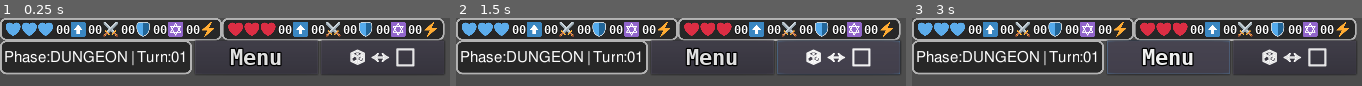
Above: before the commit, frames 1-3 (left to right).
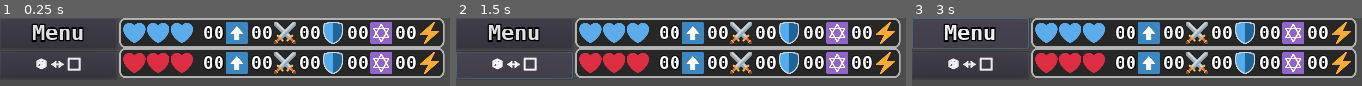
Above: after the commit, the same moments.

Repository: francocurotto/DDMre
Game: Godot game, scene res://interface2/player_gui/common_window/common_window.tscn
The game is run twice, just before and just after one commit, with the same random seed, the same clock (stepped at 60 frames per second) and the same inputs. This scene is started directly instead of the project's main scene.
Inputs:
- Up to frame 1 (0.25 s): no input
- Up to frame 2 (1.5 s): click "🎲 ↔ ⬜" at 0.5 s; click "🎲 ↔ ⬜" at 1.25 s
- Up to frame 3 (3 s): click "🎲 ↔ ⬜" at 2 s; click "Menu" at 2.75 s

The runs differ from the first frame. In frame 1, 66% of the frame differs, in the area x 0-99%, y 0-89%; in frame 2, 68%; in frame 3, 69%.

Commit message:
progress in mobile layout

Diff:
--- a/source/art/fonts/crestslot.tres
+++ b/source/art/fonts/crestslot.tres
@@ -3,7 +3,7 @@
 [ext_resource path="res://art/fonts/BitstreamVeraSansMonoBold.ttf" type="DynamicFontData" id=1]
 
 [resource]
-size = 20
+size = 30
 outline_size = 1
 outline_color = Color( 0, 0, 0, 1 )
 font_data = ExtResource( 1 )
--- a/source/art/fonts/switch_button.tres
+++ b/source/art/fonts/switch_button.tres
@@ -3,7 +3,7 @@
 [ext_resource path="res://art/fonts/QuiviraRegular.otf" type="DynamicFontData" id=1]
 
 [resource]
-size = 32
+size = 23
 outline_size = 1
 extra_spacing_top = 5
 extra_spacing_bottom = 5
--- a/source/interface2/game_mode/local.tscn
+++ b/source/interface2/game_mode/local.tscn
@@ -6,17 +6,18 @@
 [node name="Local" type="MarginContainer"]
 anchor_right = 1.0
 anchor_bottom = 1.0
+margin_bottom = -7.0
 script = ExtResource( 2 )
 
 [node name="P1GUI" parent="." instance=ExtResource( 1 )]
 anchor_right = 0.0
 anchor_bottom = 0.0
 margin_right = 720.0
-margin_bottom = 1280.0
+margin_bottom = 1273.0
 
 [node name="P2GUI" parent="." instance=ExtResource( 1 )]
 visible = false
 anchor_right = 0.0
 anchor_bottom = 0.0
 margin_right = 720.0
-margin_bottom = 1280.0
+margin_bottom = 1273.0
--- a/source/interface2/player_gui/common_window/common_window.tscn
+++ b/source/interface2/player_gui/common_window/common_window.tscn
@@ -14,6 +14,7 @@
 margin_right = 711.0
 
 [node name="MenuBar" parent="." instance=ExtResource( 2 )]
-margin_top = 36.0
+visible = false
+margin_top = 72.0
 margin_right = 711.0
-margin_bottom = 90.0
+margin_bottom = 126.0
--- a/source/interface2/player_gui/common_window/menu_bar/menu_bar.gd
+++ /dev/null
@@ -1,8 +0,0 @@
-extends HBoxContainer
-
-# onready variables
-onready var duel_info = $DuelInfo
-
-# public functions
-func update_state(state_name):
-    duel_info.update_state(state_name)
--- a/source/interface2/player_gui/common_window/menu_bar/menu_bar.tscn
+++ b/source/interface2/player_gui/common_window/menu_bar/menu_bar.tscn
@@ -1,32 +1,28 @@
-[gd_scene load_steps=5 format=2]
+[gd_scene load_steps=3 format=2]
 
-[ext_resource path="res://interface2/player_gui/common_window/menu_bar/duel_info/duel_info.tscn" type="PackedScene" id=1]
 [ext_resource path="res://art/fonts/menu_button.tres" type="DynamicFont" id=2]
 [ext_resource path="res://art/fonts/switch_button.tres" type="DynamicFont" id=3]
-[ext_resource path="res://interface2/player_gui/common_window/menu_bar/menu_bar.gd" type="Script" id=4]
 
-[node name="MenuBar" type="HBoxContainer"]
-margin_right = 514.0
-margin_bottom = 54.0
+[node name="MenuBar" type="VBoxContainer"]
+margin_right = 88.0
+margin_bottom = 93.0
+size_flags_horizontal = 3
 size_flags_vertical = 3
 custom_constants/separation = 5
-script = ExtResource( 4 )
-
-[node name="DuelInfo" parent="." instance=ExtResource( 1 )]
-margin_bottom = 54.0
 
 [node name="MenuButton" type="Button" parent="."]
-margin_left = 307.0
-margin_right = 395.0
-margin_bottom = 54.0
+margin_right = 88.0
+margin_bottom = 44.0
 size_flags_horizontal = 3
+size_flags_vertical = 3
 custom_fonts/font = ExtResource( 2 )
 text = "Menu"
 
 [node name="WindowButton" type="Button" parent="."]
-margin_left = 400.0
-margin_right = 514.0
-margin_bottom = 54.0
+margin_top = 49.0
+margin_right = 88.0
+margin_bottom = 93.0
 size_flags_horizontal = 3
+size_flags_vertical = 3
 custom_fonts/font = ExtResource( 3 )
 text = "🎲 ↔ ⬜"
--- a/source/interface2/player_gui/common_window/players_info/player_info/hearts/hearts.tscn
+++ b/source/interface2/player_gui/common_window/players_info/player_info/hearts/hearts.tscn
@@ -4,34 +4,34 @@
 [ext_resource path="res://interface2/player_gui/common_window/players_info/player_info/hearts/hearts.gd" type="Script" id=2]
 
 [node name="Hearts" type="HBoxContainer"]
-margin_right = 76.0
-margin_bottom = 24.0
+margin_right = 112.0
+margin_bottom = 36.0
 custom_constants/separation = 2
 script = ExtResource( 2 )
 
 [node name="Heart1" type="TextureRect" parent="."]
-margin_right = 24.0
-margin_bottom = 24.0
-rect_min_size = Vector2( 24, 24 )
+margin_right = 36.0
+margin_bottom = 36.0
+rect_min_size = Vector2( 36, 36 )
 texture = ExtResource( 1 )
 expand = true
 stretch_mode = 6
 
 [node name="Heart2" type="TextureRect" parent="."]
-margin_left = 26.0
-margin_right = 50.0
-margin_bottom = 24.0
-rect_min_size = Vector2( 24, 24 )
+margin_left = 38.0
+margin_right = 74.0
+margin_bottom = 36.0
+rect_min_size = Vector2( 36, 36 )
 size_flags_vertical = 3
 texture = ExtResource( 1 )
 expand = true
 stretch_mode = 6
 
 [node name="Heart3" type="TextureRect" parent="."]
-margin_left = 52.0
-margin_right = 76.0
-margin_bottom = 24.0
-rect_min_size = Vector2( 24, 24 )
+margin_left = 76.0
+margin_right = 112.0
+margin_bottom = 36.0
+rect_min_size = Vector2( 36, 36 )
 size_flags_vertical = 3
 texture = ExtResource( 1 )
 expand = true
--- a/source/interface2/player_gui/common_window/players_info/player_info/icrestpool/crestslot/crestslot.tscn
+++ b/source/interface2/player_gui/common_window/players_info/player_info/icrestpool/crestslot/crestslot.tscn
@@ -5,23 +5,23 @@
 [ext_resource path="res://interface2/player_gui/common_window/players_info/player_info/icrestpool/crestslot/crestslot.gd" type="Script" id=3]
 
 [node name="CrestSlot" type="HBoxContainer"]
-margin_right = 49.0
-margin_bottom = 24.0
+margin_right = 73.0
+margin_bottom = 36.0
 custom_constants/separation = 1
 alignment = 1
 script = ExtResource( 3 )
 
 [node name="Value" type="Label" parent="."]
-margin_right = 24.0
-margin_bottom = 24.0
+margin_right = 36.0
+margin_bottom = 36.0
 custom_fonts/font = ExtResource( 2 )
 text = "00"
 
 [node name="Icon" type="TextureRect" parent="."]
-margin_left = 25.0
-margin_right = 49.0
-margin_bottom = 24.0
-rect_min_size = Vector2( 24, 24 )
+margin_left = 37.0
+margin_right = 73.0
+margin_bottom = 36.0
+rect_min_size = Vector2( 36, 36 )
 texture = ExtResource( 1 )
 expand = true
 stretch_mode = 6
--- a/source/interface2/player_gui/common_window/players_info/player_info/player_info.tscn
+++ b/source/interface2/player_gui/common_window/players_info/player_info/player_info.tscn
@@ -7,11 +7,12 @@
 [node name="PlayerInfo" type="HBoxContainer"]
 margin_right = 341.0
 margin_bottom = 24.0
-custom_constants/separation = 4
+custom_constants/separation = 15
 script = ExtResource( 3 )
 
 [node name="Hearts" parent="." instance=ExtResource( 1 )]
 
 [node name="ICrestpool" parent="." instance=ExtResource( 2 )]
-margin_left = 80.0
-margin_right = 341.0
+margin_left = 127.0
+margin_right = 508.0
+margin_bottom = 36.0
--- a/source/interface2/player_gui/common_window/players_info/players_info.tscn
+++ b/source/interface2/player_gui/common_window/players_info/players_info.tscn
@@ -1,6 +1,7 @@
-[gd_scene load_steps=3 format=2]
+[gd_scene load_steps=4 format=2]
 
 [ext_resource path="res://interface2/player_gui/common_window/players_info/player_info/player_info.tscn" type="PackedScene" id=1]
+[ext_resource path="res://interface2/player_gui/common_window/menu_bar/menu_bar.tscn" type="PackedScene" id=2]
 
 [sub_resource type="StyleBoxFlat" id=1]
 content_margin_left = 6.0
@@ -19,35 +20,43 @@
 corner_radius_bottom_left = 10
 
 [node name="PlayersInfo" type="HBoxContainer"]
-margin_right = 706.0
-margin_bottom = 36.0
+margin_right = 612.0
+margin_bottom = 96.0
+
+[node name="MenuBar" parent="." instance=ExtResource( 2 )]
+margin_bottom = 96.0
+
+[node name="VBox" type="VBoxContainer" parent="."]
+margin_left = 92.0
+margin_right = 612.0
+margin_bottom = 96.0
 custom_constants/separation = 0
 
-[node name="PlayerPanel" type="PanelContainer" parent="."]
-margin_right = 353.0
-margin_bottom = 36.0
+[node name="PlayerPanel" type="PanelContainer" parent="VBox"]
+margin_right = 520.0
+margin_bottom = 48.0
 size_flags_horizontal = 3
 custom_styles/panel = SubResource( 1 )
 
-[node name="PlayerInfo" parent="PlayerPanel" instance=ExtResource( 1 )]
+[node name="PlayerInfo" parent="VBox/PlayerPanel" instance=ExtResource( 1 )]
 margin_left = 6.0
 margin_top = 6.0
-margin_right = 347.0
-margin_bottom = 30.0
+margin_right = 514.0
+margin_bottom = 42.0
 alignment = 1
 
-[node name="OpponentPanel" type="PanelContainer" parent="."]
-margin_left = 353.0
-margin_right = 706.0
-margin_bottom = 36.0
+[node name="OpponentPanel" type="PanelContainer" parent="VBox"]
+margin_top = 48.0
+margin_right = 520.0
+margin_bottom = 96.0
 size_flags_horizontal = 3
 custom_styles/panel = SubResource( 1 )
 
-[node name="OpponentInfo" parent="OpponentPanel" instance=ExtResource( 1 )]
+[node name="OpponentInfo" parent="VBox/OpponentPanel" instance=ExtResource( 1 )]
 margin_left = 6.0
 margin_top = 6.0
-margin_right = 347.0
-margin_bottom = 30.0
+margin_right = 514.0
+margin_bottom = 42.0
 size_flags_horizontal = 11
 alignment = 1
 playerid = 2
--- a/source/interface2/player_gui/player_gui.tscn
+++ b/source/interface2/player_gui/player_gui.tscn
@@ -12,17 +12,15 @@
 script = ExtResource( 2 )
 
 [node name="DicepoolWindow" parent="." instance=ExtResource( 4 )]
-margin_bottom = 1188.0
+visible = false
 
 [node name="DungeonWindow" parent="." instance=ExtResource( 1 )]
-visible = false
 anchor_right = 0.0
 anchor_bottom = 0.0
-margin_top = 992.0
 margin_right = 720.0
-margin_bottom = 2156.0
+margin_bottom = 1182.0
 
 [node name="CommonWindow" parent="." instance=ExtResource( 3 )]
-margin_top = 1190.0
+margin_top = 1184.0
 margin_right = 720.0
 margin_bottom = 1280.0
